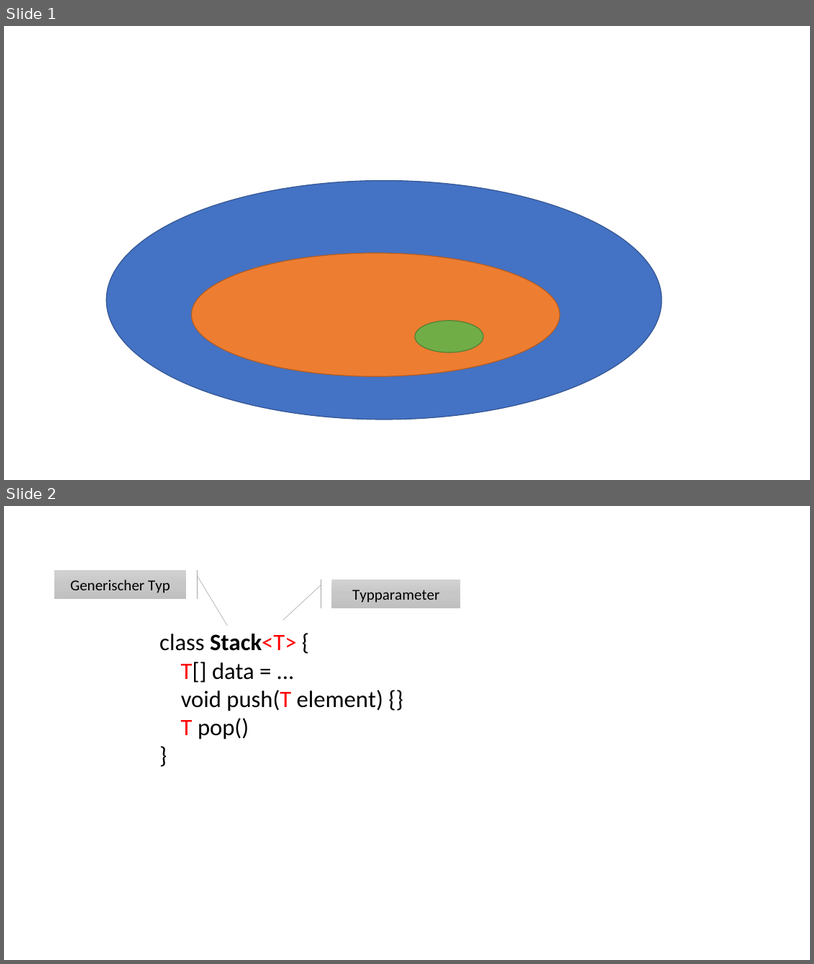
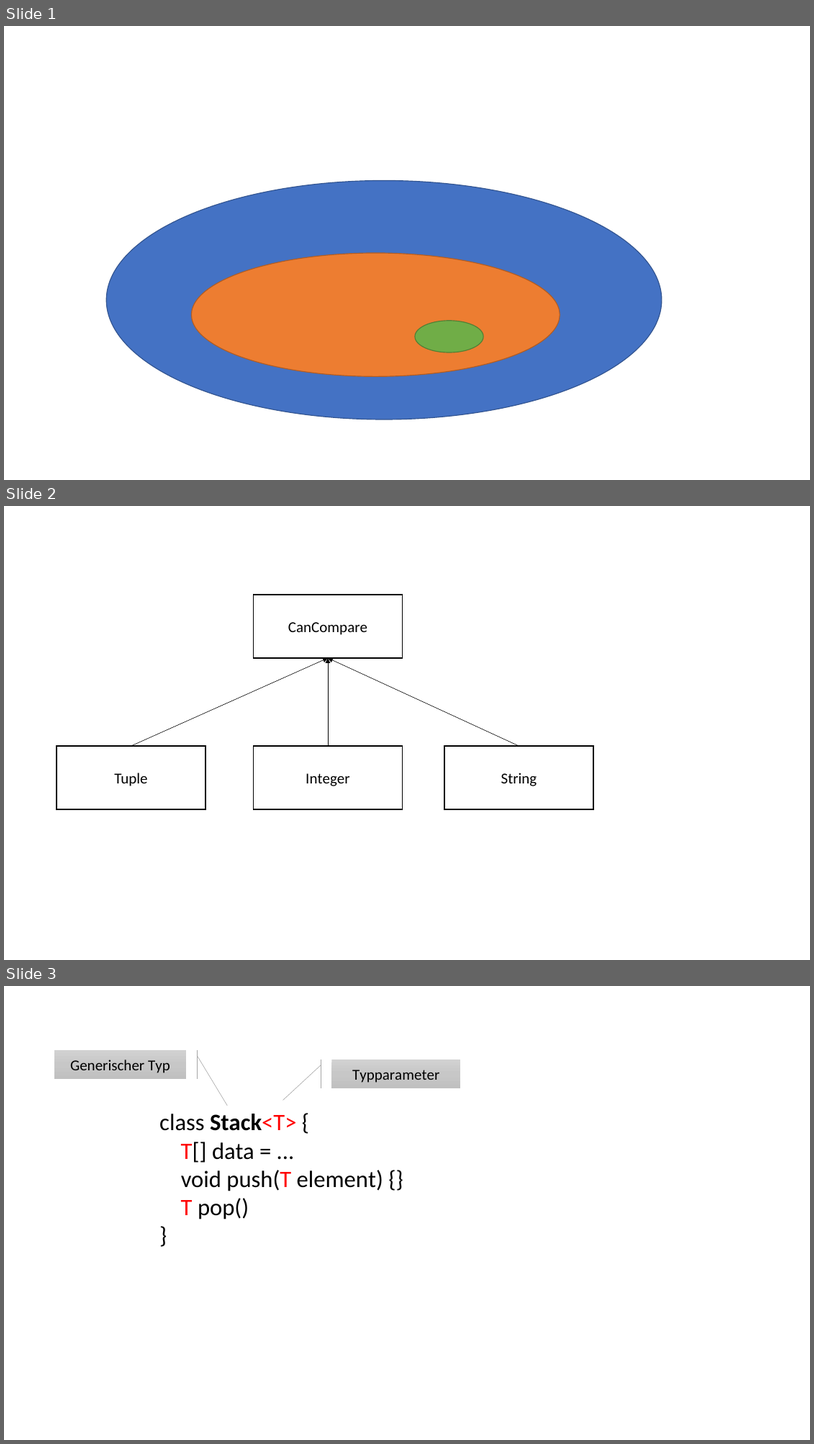
Before and after one commit to unibas-marcelluethi/gdp, a slide deck: notebooks/slides/images/graphics.pptx. Shown one above the other, each under a label of ours: slides 1 and 2 before the commit, slides 1, 2 and 3 after it. The pictures are 814x964 and 814x1444 pixels, drawn with LibreOffice and Linux fonts; fonts in the diff are those of the drawing. Boxes give left, top, right and bottom in pixels: in the first picture for what was removed or moved away, otherwise in the second. Text is boxed around its words. In the diff, an @@ line names an element or a change of style, - is before the commit and + after.

```diff
--- a/notebooks/slides/images/graphics.pptx
+++ b/notebooks/slides/images/graphics.pptx
@@ slide 2 added at (4,506,810,960), background #FFFFFF @@
@@ rectangle added at (253,595,402,658), fill #FFFFFF, outline #000000 1 pt, 18 pt, text #000000 @@
+CanCompare
@@ arrow added from (131, 746) to (328, 658), #000000 0.5 pt @@
@@ arrow added from (328, 746) to (328, 658), #000000 0.5 pt @@
@@ arrow added from (520, 746) to (328, 658), #000000 0.5 pt @@
@@ rectangle added at (57,746,206,809), fill #FFFFFF, outline #000000 1 pt, 18 pt, text #000000 @@
+Tuple
@@ rectangle added at (253,746,402,809), fill #FFFFFF, outline #000000 1 pt, 18 pt, text #000000 @@
+Integer
@@ rectangle added at (445,746,594,809), fill #FFFFFF, outline #000000 1 pt, 18 pt, text #000000 @@
+String
@@ what was slide 2 is now slide 3 @@
```
Also in this commit, not shown: 5 other files.
